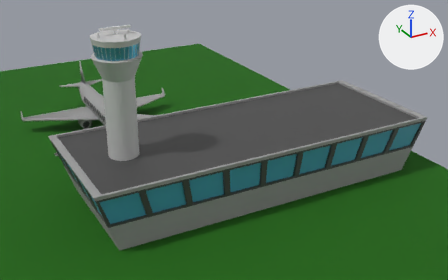
Two versions of the glTF model dist/scene.ff4dff5e.glb, one commit apart.
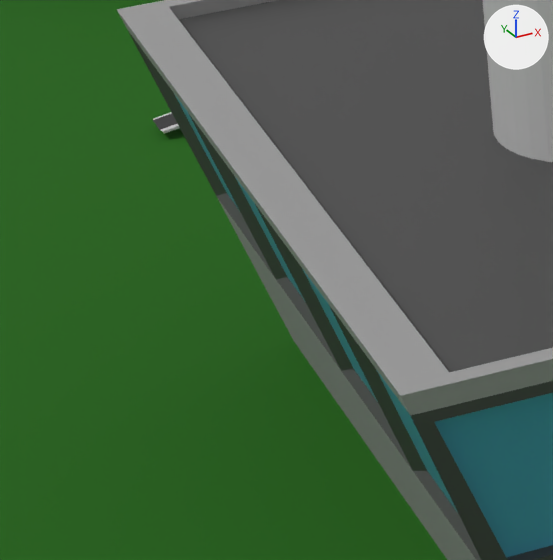
Each version is shown whole from a 50 mm lens placed at (8.02, -0.06, 4.82), pointed at (13.05, 9.09, 0.24), then close up on the part from 7% to 26% of the width and 48% to 80% of the height. Lighting does not change. The marker at upper right points along +X, +Y and +Z. Both versions are drawn at frame 154 of the action 'Cube.002Action.001'; the numbers are the values there. Vertices at the same position are counted once.

In view in the first close-up: 'AirportControlTower', 'AirportTerminal', 'Ground'.
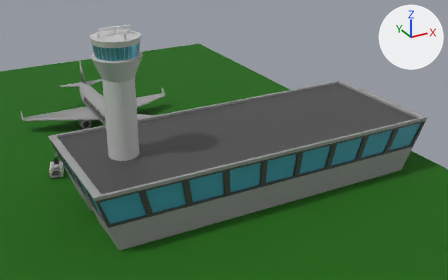
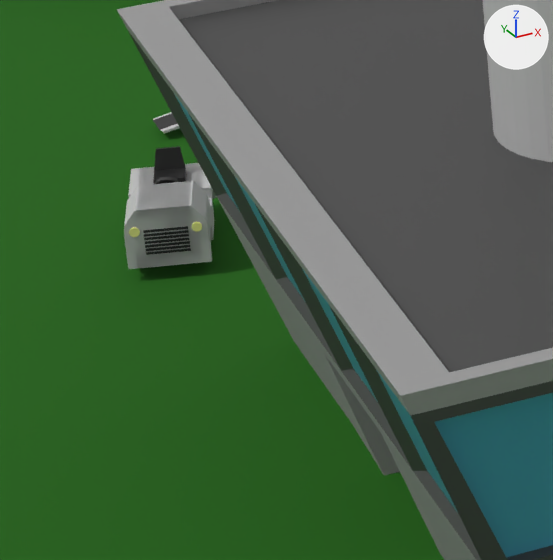
Commit message: Animate baggage

Changed parts and their boxes (x1, y1, x2, y2) in the close-ups (553 x 560 px):
'BaggageTractor', moved (not visible before)
    after: (124, 146, 216, 269)
part 1 of me_cube_002, built on
    both: (219, 201, 450, 560)

The change, as a diff of the scene's bpy script:
```diff
--- a/dist/scene.ff4dff5e.glb.py
+++ b/dist/scene.ff4dff5e.glb.py
@@ me_cube_002 @@
 # used by ob_airportterminal; location = (12.761, 7.877, 0.541); scale = (-2.55, 1.0, 0.479)
-me_cube_002.from_pydata(...)  # 556 vertices, 1092 faces; spans x -1.13..1.13, y -1.13..2.65, z -1.09..0.98
+me_cube_002.from_pydata(...)  # 640 vertices, 1260 faces; spans x -1.13..1.13, y -1.13..2.65, z -1.12..0.98
+# me_cube_002 part 1
+# 1 vertex is removed from x 1.0, y 0.0, z -1.02
+# 155 faces are deleted
+# 37 vertices are added at x -1.06..1.11, y -1.05..1.05, z -1.12..0.81
+# 9 new vertices lie (0.0, -0.25, 0.0) away from vertices in x -1.0..0.78, y 0.0, z -1.02
+# 9 new vertices lie (0.0, -0.28, 0.0) away from vertices in x -1.13..1.13, y 0.0..0.47, z -0.07..0.98
+# 9 new vertices lie (0.0, -0.01, -0.14) away from vertices in x -0.82..0.82, y 0.89..1.06, z -0.16..-0.11
+# 8 new vertices lie (0.0, 0.18, 0.0) away from vertices in x -1.13..1.13, y 0.0, z 0.86..0.98
+# 7 new vertices lie (0.0, -0.34, 0.0) away from vertices in x -1.0..0.78, y 0.5, z -1.02
+# 6 new vertices lie (0.0, 0.01, -0.14) away from vertices in x -0.82..0.82, y -1.06, z -0.12
+# 252 new faces join them, mat_material_002 (grey #9c9c9c)
+# 8 new faces join them, mat_terminalglass (cyan #489eb8)
+# 47 new faces join them, mat_terminalaccent (dark grey #4a4a4a)
+# 16 new faces join them, mat_jetwalkwheel (black #303030)
 me_cube_002.materials.append(mat_material_002)
@@ ob_baggagetractor @@
 ob_baggagetractor = bpy.data.objects.new('BaggageTractor', me_cube_009)
-ob_baggagetractor.location = (10.079, 9.55, -0.358)
+ob_baggagetractor.location = (10.079, 9.55, 0.165)
 ob_baggagetractor.rotation_euler = (0.000592, 0.00285, 2.845)  # degrees (0, 0.2, 163)
```
